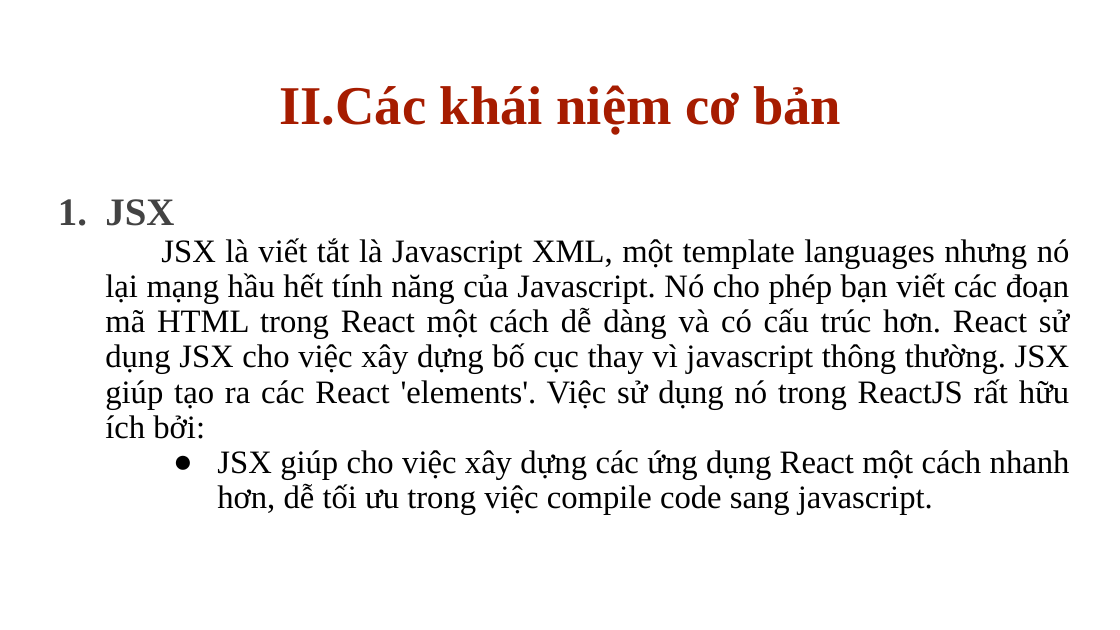
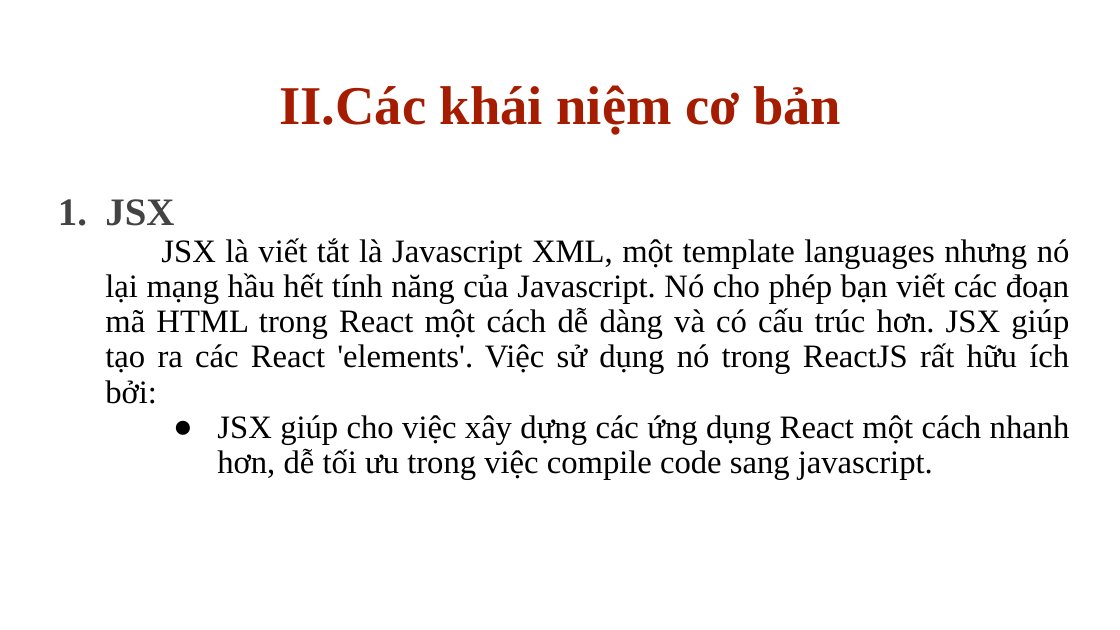
Before and after one commit to AlE-dip/ReactJS_News, a slide deck: slide 5 of documents/slide_báo_cáo.pptx. Drawn at 1120x630 pixels with LibreOffice and Linux fonts; fonts in the diff are those of the drawing. Boxes give left, top, right and bottom in pixels: in the first picture for what was removed or moved away, otherwise in the second. Text is boxed around its words. In the diff, an @@ line names an element or a change of style, - is before the commit and + after.

```diff
--- a/documents/slide_báo_cáo.pptx
+++ b/documents/slide_báo_cáo.pptx
@@ subtitle at [105,238,1070,404]: text changed @@
-JSX là viết tắt là Javascript XML, một template languages nhưng nó lại mạng hầu hết tính năng của Javascript. Nó cho phép bạn viết các đoạn mã HTML trong React một cách dễ dàng và có cấu trúc hơn. React sử dụng JSX cho việc xây dựng bố cục thay vì javascript thông thường. JSX giúp tạo ra các React 'elements'. Việc sử dụng nó trong ReactJS rất hữu ích bởi:
+JSX là viết tắt là Javascript XML, một template languages nhưng nó lại mạng hầu hết tính năng của Javascript. Nó cho phép bạn viết các đoạn mã HTML trong React một cách dễ dàng và có cấu trúc hơn. JSX giúp tạo ra các React 'elements'. Việc sử dụng nó trong ReactJS rất hữu ích bởi:
```
Also in this commit, not shown: 4 other slides changed.
